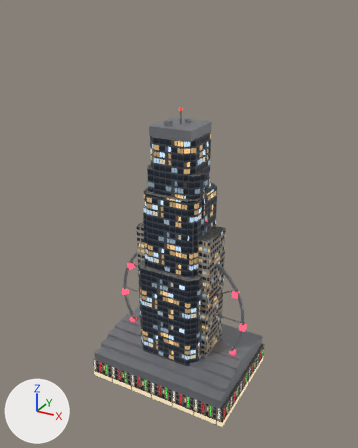
The glTF model assets/models/city.glb: old version first, new version second.
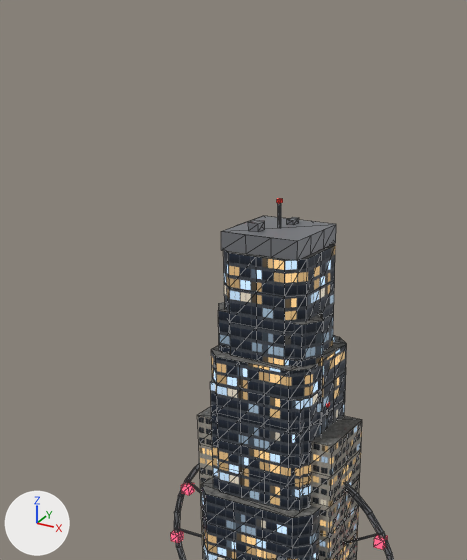
There are two pictures of each version: one whole from a 50 mm camera at (139.0, -255.0, 241.0) aimed at (0.0, -1.0, 114.0), one close up on the part from 8% to 79% of the width and 0% to 68% of the height. Arrows for +X, +Y and +Z are at lower left; the lights stay in place. The last two pictures show the newer version. The close-ups show mesh edges as thin lines.

In view in the first close-up: 'B_landmark', 'B_tower_glass', 'B_tower_slab', 'B_tower_tri', 'B_wheel'.
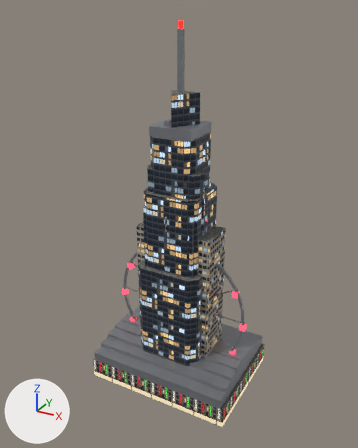
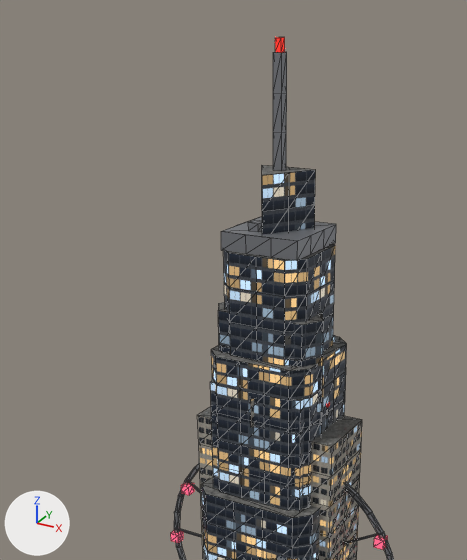
What changed in the scene script:
```text
Add me_b_ftower:
    me_b_ftower.from_pydata(...)  # 202 vertices, 327 faces; spans x -17.0..17.0, y -20.0..13.0, z 0.0..234.0
    # faces by material slot: [244, 18, 24, 5, 26, 10]
    me_b_ftower.materials.append(mat_f_glass)
    me_b_ftower.materials.append(mat_f_office)
    me_b_ftower.materials.append(mat_f_shop)
    me_b_ftower.materials.append(mat_f_roof)  # picture img_t_roof
    me_b_ftower.materials.append(mat_f_metal)  # grey #8c8f94
    me_b_ftower.materials.append(mat_f_redlight)  # dark red #4c0505, glowing red #ff140d
Add ob_b_ftower:
    ob_b_ftower = bpy.data.objects.new('B_ftower', me_b_ftower)
    ob_b_ftower.location = (0.0, 0.0, 0.0)
```

Pixel boxes (x1, y1, x2, y2) of what changed, in the close-ups (467 x 560 px):
'B_ftower', added: after (250, 37, 316, 427)
    faces in mat_f_glass: (262, 170, 316, 235)
    faces in mat_f_metal (grey #8c8f94): (273, 52, 287, 171)
    faces in mat_f_roof (picture img_t_roof): (250, 165, 314, 399)
    faces in mat_f_redlight (dark red #4c0505, glowing red #ff140d): (275, 37, 285, 52)
